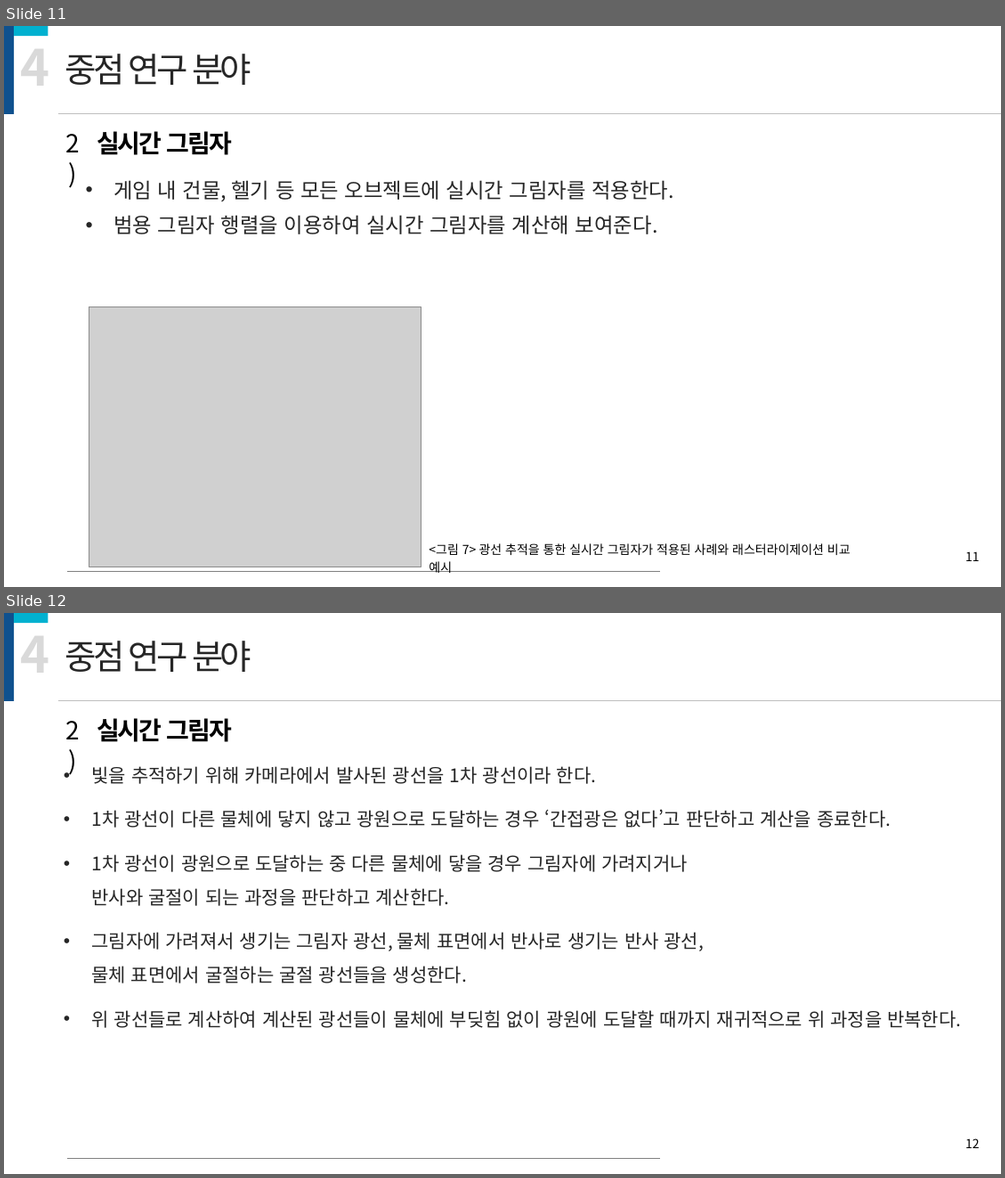
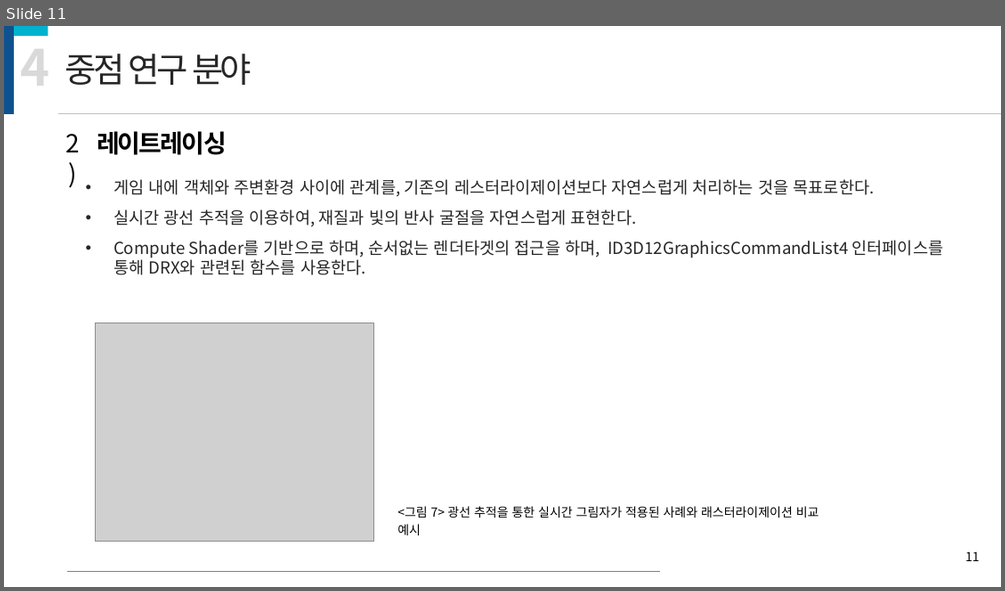
Before and after one commit to kiption/XD, a slide deck: 졸작_기획/[수정][제안서] Revenger_김승환_허재성_이세철.pptx. Shown one above the other, each under a label of ours: slides 11 and 12 before the commit, slide 11 after it. The pictures are 1005x1178 and 1005x591 pixels, drawn with LibreOffice and Linux fonts; fonts in the diff are those of the drawing; grey boxes stand for pictures. Boxes give left, top, right and bottom in pixels: in the first picture for what was removed or moved away, otherwise in the second. Text is boxed around its words. In the diff, an @@ line names an element or a change of style, - is before the commit and + after.

```diff
--- a/졸작_기획/[수정][제안서] Revenger_김승환_허재성_이세철.pptx
+++ b/졸작_기획/[수정][제안서] Revenger_김승환_허재성_이세철.pptx
@@ slide 12 removed at [4, 613, 1001, 1174], background #FFFFFF @@
@@ rectangle removed at [4, 613, 14, 701] @@
@@ rectangle removed at [14, 613, 48, 623] @@
@@ text removed at [20, 616, 49, 688] @@
-4
@@ text removed at [65, 641, 251, 672] @@
-중점 연구 분야
@@ line removed from (57, 700) to (1001, 700) @@
@@ text removed at [97, 718, 232, 742] @@
-실시간 그림자
@@ text removed at [66, 721, 81, 739] @@
-2)
@@ text removed at [91, 766, 961, 1028] @@
-• 빛을 추적하기 위해 카메라에서 발사된 광선을 1차 광선이라 한다.
-• 1차 광선이 다른 물체에 닿지 않고 광원으로 도달하는 경우 ‘간접광은 없다’고 판단하고 계산을 종료한다.
-• 1차 광선이 광원으로 도달하는 중 다른 물체에 닿을 경우 그림자에 가려지거나
-  반사와 굴절이 되는 과정을 판단하고 계산한다.
-• 그림자에 가려져서 생기는 그림자 광선, 물체 표면에서 반사로 생기는 반사 광선,
-  물체 표면에서 굴절하는 굴절 광선들을 생성한다.
-• 위 광선들로 계산하여 계산된 광선들이 물체에 부딪힘 없이 광원에 도달할 때까지 재귀적으로 위 과정을 반복한다.
@@ page number removed at [965, 1138, 979, 1148] @@
-12
@@ line removed from (67, 1159) to (661, 1159) @@
@@ slide 11 changed as well @@
@@ text at [97, 131, 226, 155]: text changed @@
-실시간 그림자
+레이트레이싱
@@ text at [113, 179, 944, 275]: text changed; size 20 to 16 pt @@
-• 게임 내 건물, 헬기 등 모든 오브젝트에 실시간 그림자를 적용한다.
-• 범용 그림자 행렬을 이용하여 실시간 그림자를 계산해 보여준다.
+• 게임 내에 객체와 주변환경 사이에 관계를, 기존의 레스터라이제이션보다 자연스럽게 처리하는 것을 목표로한다.
+• 실시간 광선 추적을 이용하여, 재질과 빛의 반사 굴절을 자연스럽게 표현한다.
+• Compute Shader를 기반으로 하며, 순서없는 렌더타겟의 접근을 하며, ID3D12GraphicsCommandList4 인터페이스를 통해 DRX와 관련된 함수를 사용한다.
@@ picture: place and size @@
-picture at [89, 306, 421, 566]
+picture at [96, 323, 374, 541]
@@ text "<그림 7> 광선 추적을 통한 ...": place and size @@
-text "<그림 7> 광선 추적을 통한 ..." at [429, 543, 850, 572]
+text "<그림 7> 광선 추적을 통한 ..." at [397, 506, 819, 535]
```
Also in this commit, not shown: 10 other slides changed, 2 other slides removed.
